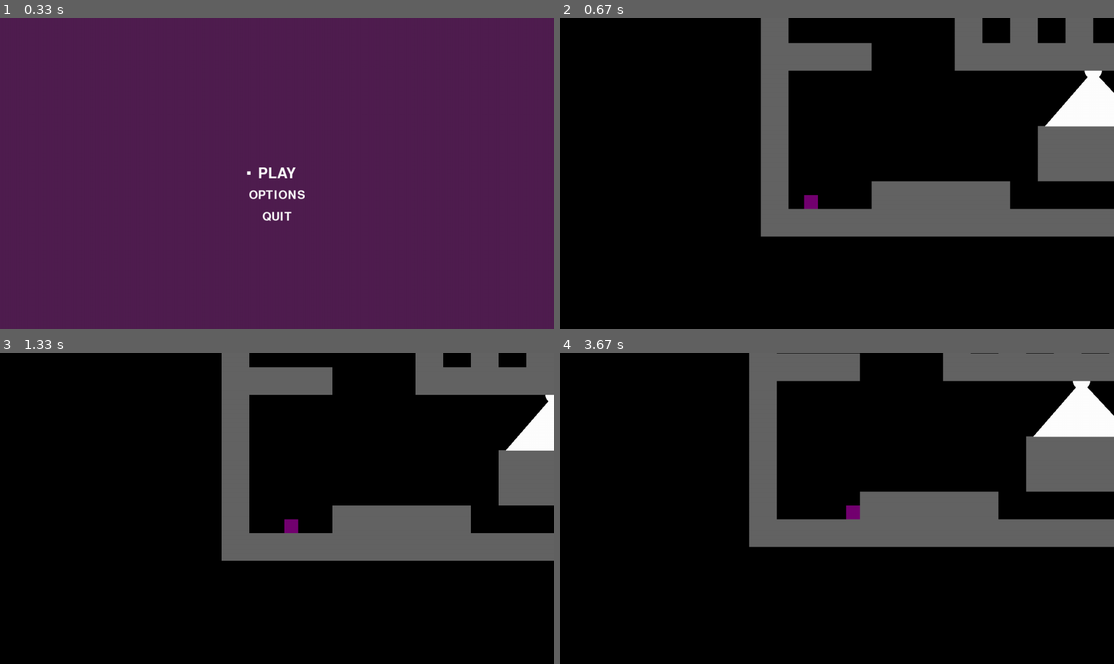
Above: before the commit, frames 1-4 (two rows, left to right).
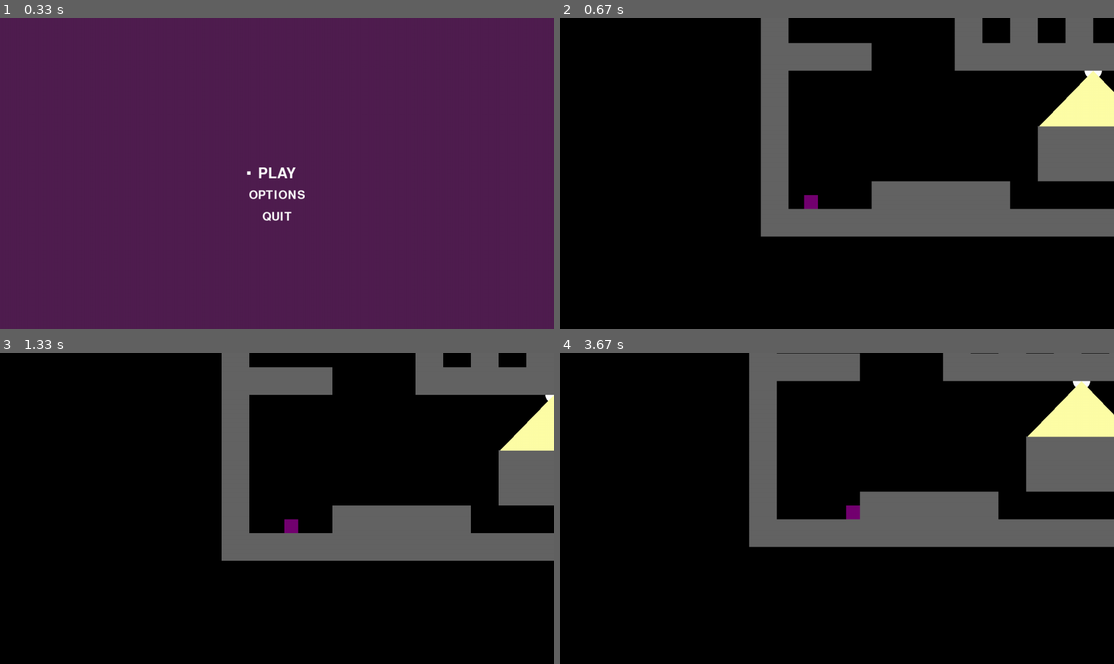
Above: after the commit, the same moments.

Repository: ssilatel/pygame-platformer
Game: pygame game, started from main.py
Two runs of this game, one before a commit and one after it. Both use one fixed random seed, a clock stepped at 60 frames per second and the inputs below.
Inputs:
- Up to frame 1 (0.33 s): no input
- Up to frame 2 (0.67 s): tap Space at 0.33 s
- Up to frame 3 (1.33 s): hold Up 0.67-1.13 s; hold Right from 1.17 s (still down)
- Up to frame 4 (3.67 s): release Right at 1.63 s; hold Left 1.67-2.2 s; hold Left 2.23-2.63 s; hold Up 2.67-3.03 s; hold Right from 3.07 s (still down)

Frame 1 is identical in both runs. In frame 2, 1.4% of the frame differs, in the area x 86-100%, y 16-35%; in frame 3, 0.9%; in frame 4, 1.6%, in the area x 84-100%, y 9-28%.

Commit message:
Raycasting

Diff:
--- a/main.py
+++ b/main.py
@@ -21,9 +21,9 @@
     def __init__(self, pos):
         self.pos = pos
         self.angle = math.pi * 2
-        self.fov = math.pi / 2.1
+        self.fov = math.pi / 2
         self.half_fov = self.fov / 2
-        self.casted_rays = 40
+        self.casted_rays = 42
         self.max_depth = int(MAP_SIZE * TILE_SIZE)
         self.step_angle = self.fov / self.casted_rays
 
@@ -36,7 +36,7 @@
         # pygame.draw.line(screen, (200, 200, 0), (self.pos[0] - scroll[0], self.pos[1] - scroll[1]), ((self.pos[0] - math.sin(self.angle + self.half_fov) * 500) - scroll[0], (self.pos[1] + math.cos(self.angle + self.half_fov) * 500) - scroll[1]))
 
         targets = []
-        starting_angle = self.angle - self.half_fov
+        starting_angle = (self.angle - self.half_fov) + (self.step_angle / 2)
         for ray in range(self.casted_rays):
             for depth in range(self.max_depth):
                 target_x = self.pos[0] - math.sin(starting_angle) * depth
@@ -50,7 +50,7 @@
                     targets.append([target_x - scroll[0], target_y - scroll[1]])
                     break
             starting_angle += self.step_angle
-        pygame.draw.polygon(screen, (255, 255, 255), [[self.pos[0] - scroll[0], self.pos[1] - scroll[1]], *targets])
+        pygame.draw.polygon(screen, (255, 255, 167), [[self.pos[0] - scroll[0], self.pos[1] - scroll[1]], *targets])
 
 w1 = Watcher([12 * TILE_SIZE, 9 * TILE_SIZE])
 w2 = Watcher([53 * TILE_SIZE, 7 * TILE_SIZE])
